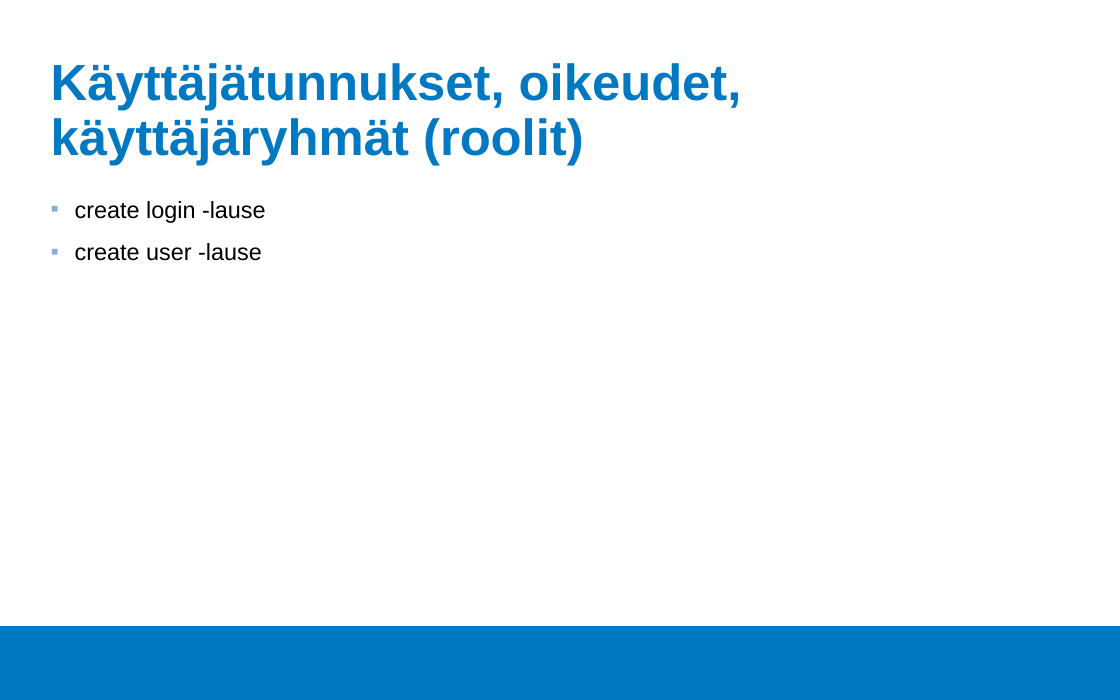
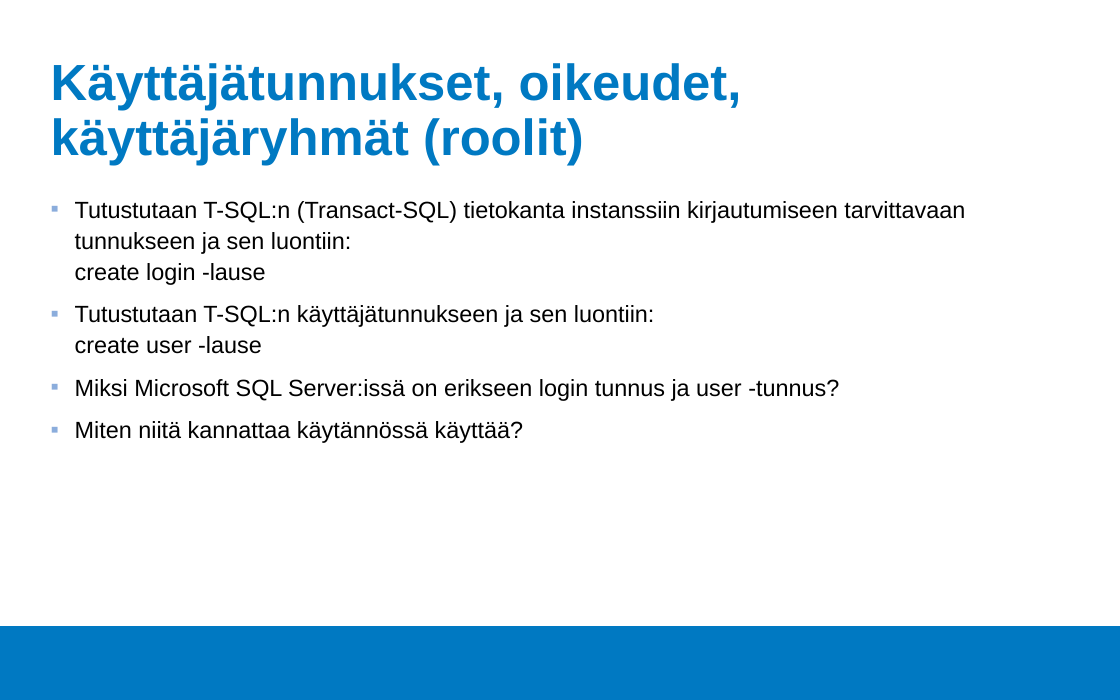
Before and after one commit to Tietokantahallinta/Tietokantahallinta.github.io, a slide deck: slide 2 of luennot/viikko03/Luentokalvot_03.odp. Drawn at 1120x700 pixels with LibreOffice and Linux fonts; fonts in the diff are those of the drawing; background and template pictures are left out. Boxes give left, top, right and bottom in pixels: in the first picture for what was removed or moved away, otherwise in the second. Text is boxed around its words. In the diff, an @@ line names an element or a change of style, - is before the commit and + after.

```diff
--- a/luennot/viikko03/Luentokalvot_03.odp
+++ b/luennot/viikko03/Luentokalvot_03.odp
@@ text at box(75, 201, 965, 443): text changed @@
-▪ create login -lause
-▪ create user -lause
+▪ Tutustutaan T-SQL:n (Transact-SQL) tietokanta instanssiin kirjautumiseen tarvittavaan tunnukseen ja sen luontiin:
+  create login -lause
+▪ Tutustutaan T-SQL:n käyttäjätunnukseen ja sen luontiin:
+  create user -lause
+▪ Miksi Microsoft SQL Server:issä on erikseen login tunnus ja user -tunnus?
+▪ Miten niitä kannattaa käytännössä käyttää?
```
Also in this commit, not shown: 3 other slides changed, 6 other files.
